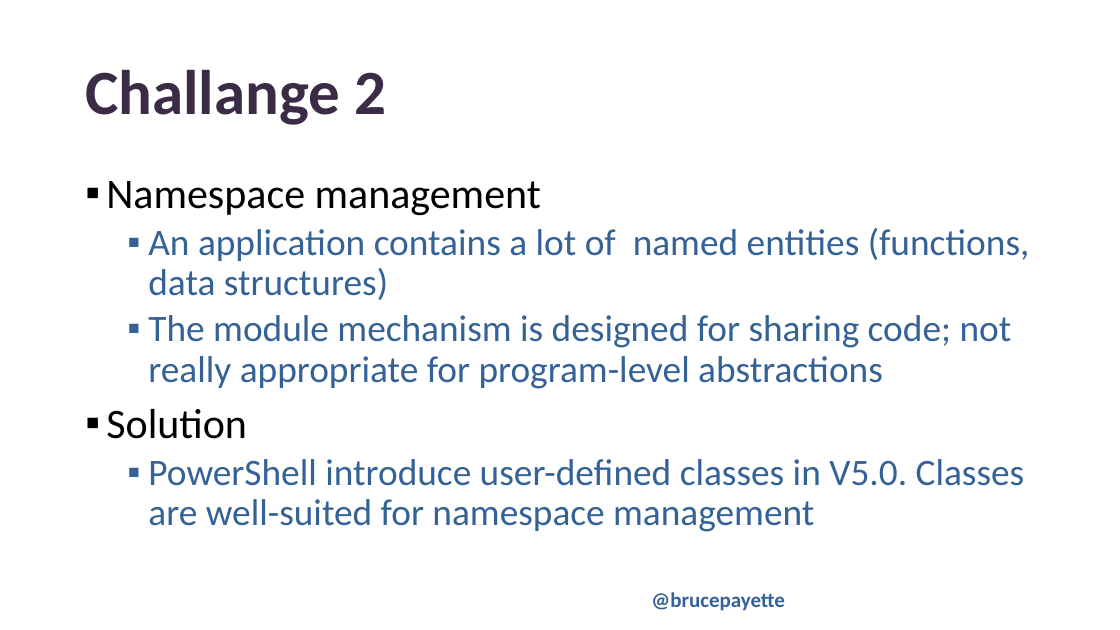
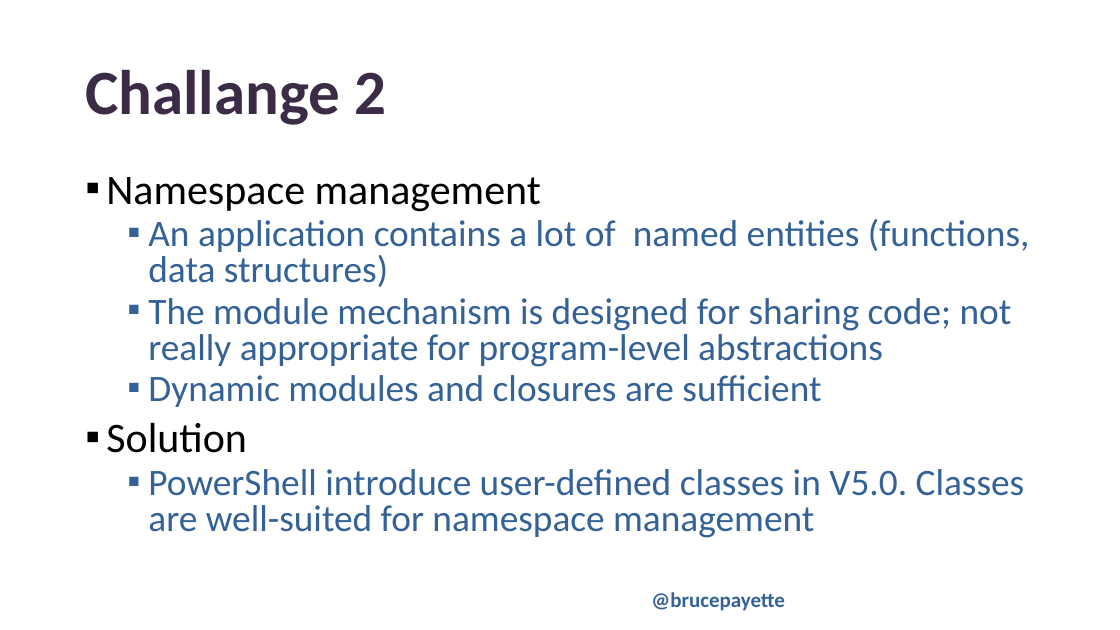
Before and after one commit to BrucePay/TinyLang, a slide deck: slide 10 of PSCONFEU23_payette_tiny.pptx (slide 9 before the commit). Drawn at 1120x630 pixels with LibreOffice and Linux fonts; fonts in the diff are those of the drawing; background and template pictures are left out. Boxes give left, top, right and bottom in pixels: in the first picture for what was removed or moved away, otherwise in the second. Text is boxed around its words. In the diff, an @@ line names an element or a change of style, - is before the commit and + after.

```diff
--- a/PSCONFEU23_payette_tiny.pptx
+++ b/PSCONFEU23_payette_tiny.pptx
@@ text at <box>106,177,1030,538</box>: line spacing 0.9 to 0.8 @@
@@ text at <box>148,375,821,407</box>: paragraph added @@
+  ▪ Dynamic modules and closures are sufficient
```
Also in this commit, not shown: 4 other slides changed, 1 slide added.
